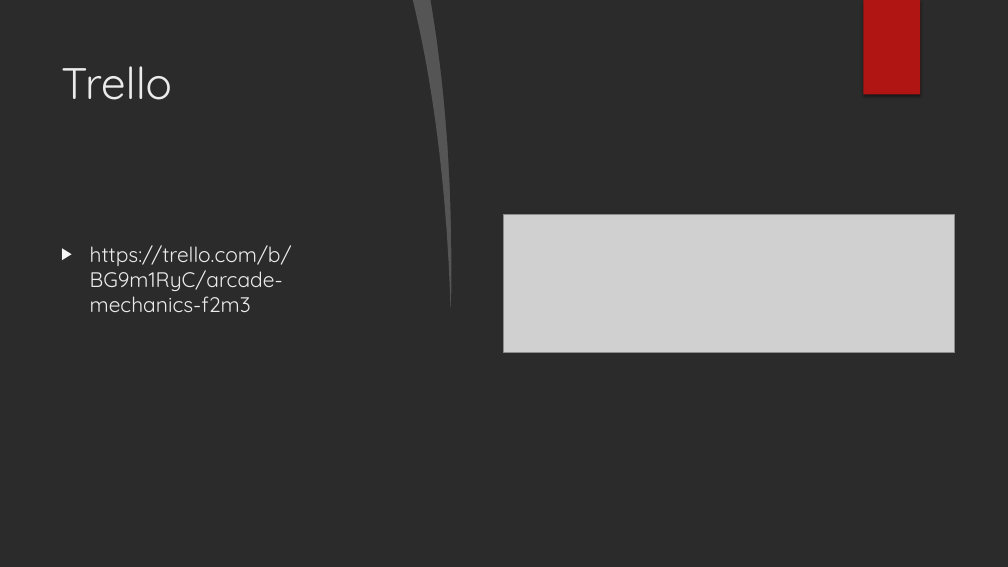
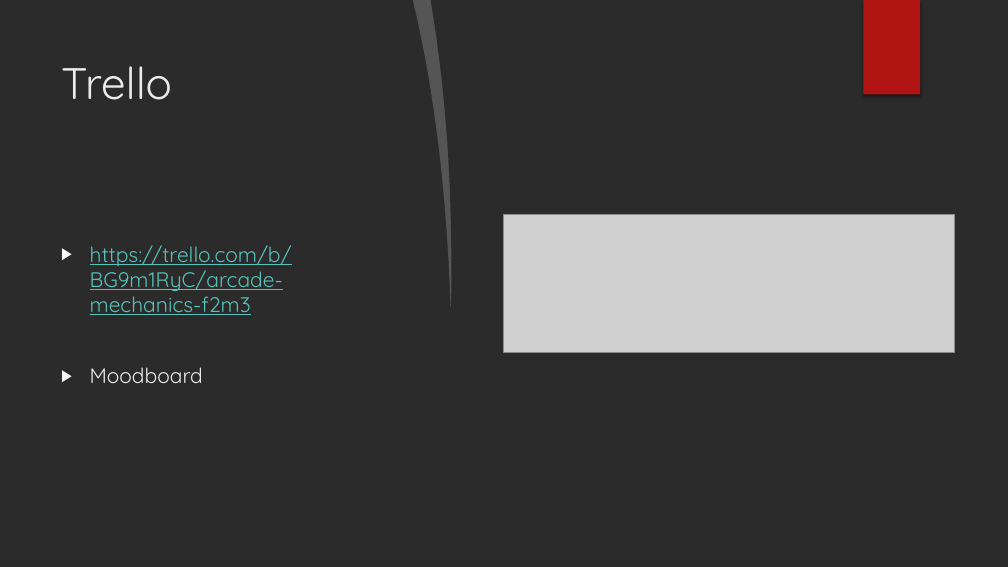
Before and after one commit to JamieVos991/Arcade-Mechanics-F1M3, a slide deck: slide 4 of BO, Arcade Mechanics.pptx. Drawn at 1008x567 pixels with LibreOffice and Linux fonts; fonts in the diff are those of the drawing; grey boxes stand for pictures; background and template pictures are left out; a plain dark background stands for a picture behind light text. Boxes give left, top, right and bottom in pixels: in the first picture for what was removed or moved away, otherwise in the second. Text is boxed around its words. In the diff, an @@ line names an element or a change of style, - is before the commit and + after.

```diff
--- a/BO, Arcade Mechanics.pptx
+++ b/BO, Arcade Mechanics.pptx
@@ text at (90, 245, 292, 315): text colour #EBEBEB to #58C1BA, underline on in "https://trello.com/b/BG9m1RyC/arcade-mechanics-f2m3" @@
@@ text at (90, 367, 203, 383): paragraph added @@
+▶ Moodboard
```
Also in this commit, not shown: 2 other slides changed, 4 other files.
